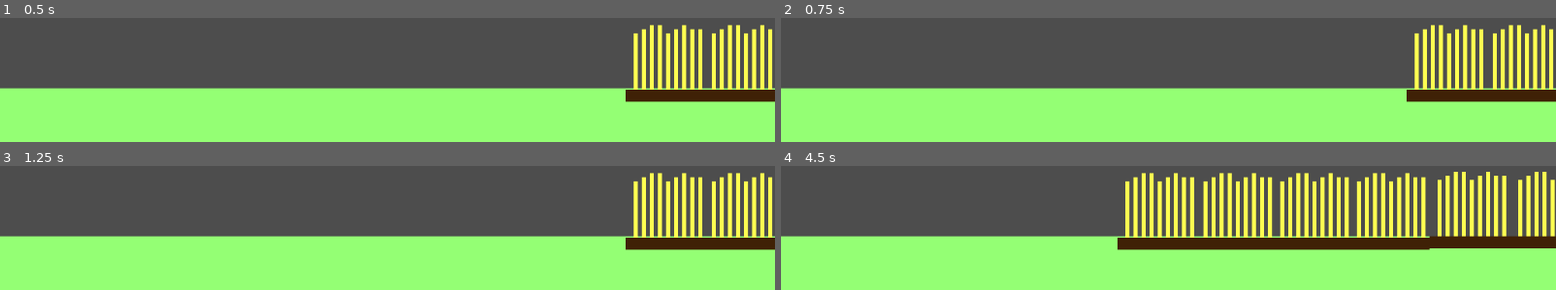
Above: before the commit, frames 1-4 (two rows, left to right).
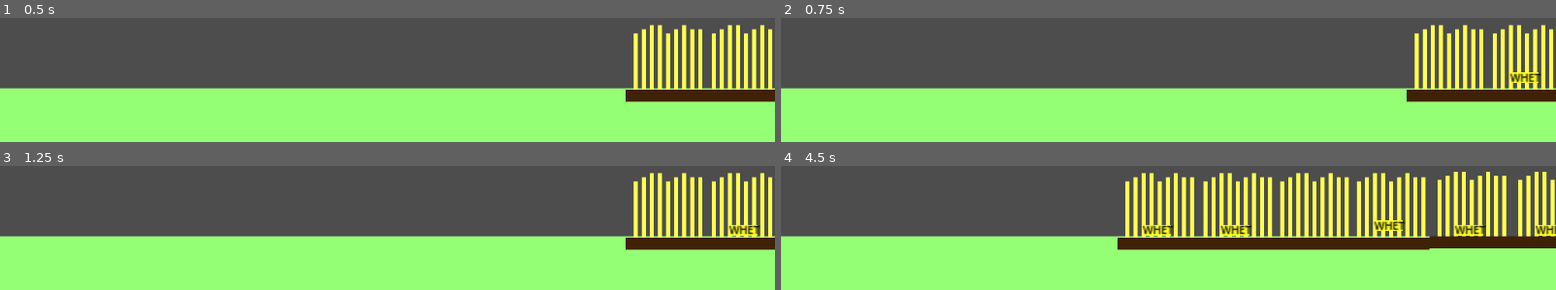
Above: after the commit, the same moments.

Repository: RedBlueCarrots/QS-Impact-2026
Game: Godot game, scene res://Levels/Farming.tscn
The game is run twice, just before and just after one commit, with the same random seed, the same clock (stepped at 60 frames per second) and the same inputs. The project has no main scene, so this scene is started directly.
Inputs (mouse positions are in pixels of both pictures, inside the frame that each line leads up to):
- Up to frame 1 (0.5 s): no input
- Up to frame 2 (0.75 s): tap Enter at 0.5 s; drag from (1525, 61) to (outside the picture) at 0.52 s
- Up to frame 3 (1.25 s): no input
- Up to frame 4 (4.5 s): tap Space at 1.25, 3.5 s; drag from (1447, 209) to (outside the picture) at 1.27 s; tap Enter at 2, 4.25 s; move the mouse to (outside the picture) at 2.02 s; press the mouse at (outside the picture) at 2.03 s; hold D (right) 2.03-2.75 s; release the mouse at (outside the picture) at 2.75 s; drag from (1478, 208) to (1160, 209) at 2.77 s; drag from (1548, 208) to (1160, 209) at 3.52 s; drag from (1385, 209) to (1160, 209) at 4.27 s

Frame 1 is identical in both runs. In frame 2, 0.3% of the frame differs, in the area x 93-98%, y 43-53%; in frame 3, 0.3%; in frame 4, 1.5%, in the area x 46-100%, y 43-57%.

Commit message:
Weht added
Added:
- Click on wheat to make wheat bundle.
- Can drag and drop bundles.

Diff:
--- /dev/null
+++ b/Farming assets/WheatBundle.tscn
@@ -0,0 +1,30 @@
+[gd_scene format=3 uid="uid://d1a41d2wfm0c6"]
+
+[ext_resource type="Script" uid="uid://csgdjkmqe0mwo" path="res://Farming assets/cow_pickup.gd" id="1_3tfg3"]
+
+[sub_resource type="RectangleShape2D" id="RectangleShape2D_yudxo"]
+size = Vector2(20, 8)
+
+[node name="BundleOWhet" type="RigidBody2D" unique_id=5165682]
+collision_layer = 4
+collision_mask = 5
+
+[node name="CollisionShape2D" type="CollisionShape2D" parent="." unique_id=24841233]
+shape = SubResource("RectangleShape2D_yudxo")
+
+[node name="ColorRect" type="ColorRect" parent="." unique_id=1132776450]
+offset_left = -10.0
+offset_top = -4.0
+offset_right = 10.0
+offset_bottom = 4.0
+color = Color(1, 1, 0.16862746, 1)
+script = ExtResource("1_3tfg3")
+
+[node name="Label" type="Label" parent="." unique_id=459362675]
+offset_left = -11.0
+offset_top = -6.0
+offset_right = 12.0
+offset_bottom = 6.0
+theme_override_colors/font_color = Color(0, 0, 0, 1)
+theme_override_font_sizes/font_size = 8
+text = "WHET"
--- a/Farming assets/cow.tscn
+++ b/Farming assets/cow.tscn
@@ -9,6 +9,7 @@
 [node name="cow" type="RigidBody2D" unique_id=971544233]
 collision_layer = 2
 input_pickable = true
+mass = 300.0
 freeze_mode = 1
 script = ExtResource("1_hlgba")
 
--- a/Farming_scripts/wheat.gd
+++ b/Farming_scripts/wheat.gd
@@ -1,5 +1,6 @@
 extends Area2D
 
+var whet = preload("res://Farming assets/WheatBundle.tscn")
 
 # Called when the node enters the scene tree for the first time.
 func _ready() -> void:
@@ -13,4 +14,7 @@
 
 func _on_input_event(viewport: Node, event: InputEvent, shape_idx: int) -> void:
 	if event.is_action_pressed("select"):
+		var instance = whet.instantiate()
+		instance.position = position
+		get_tree().root.add_child(instance)
 		print("weheat!")
